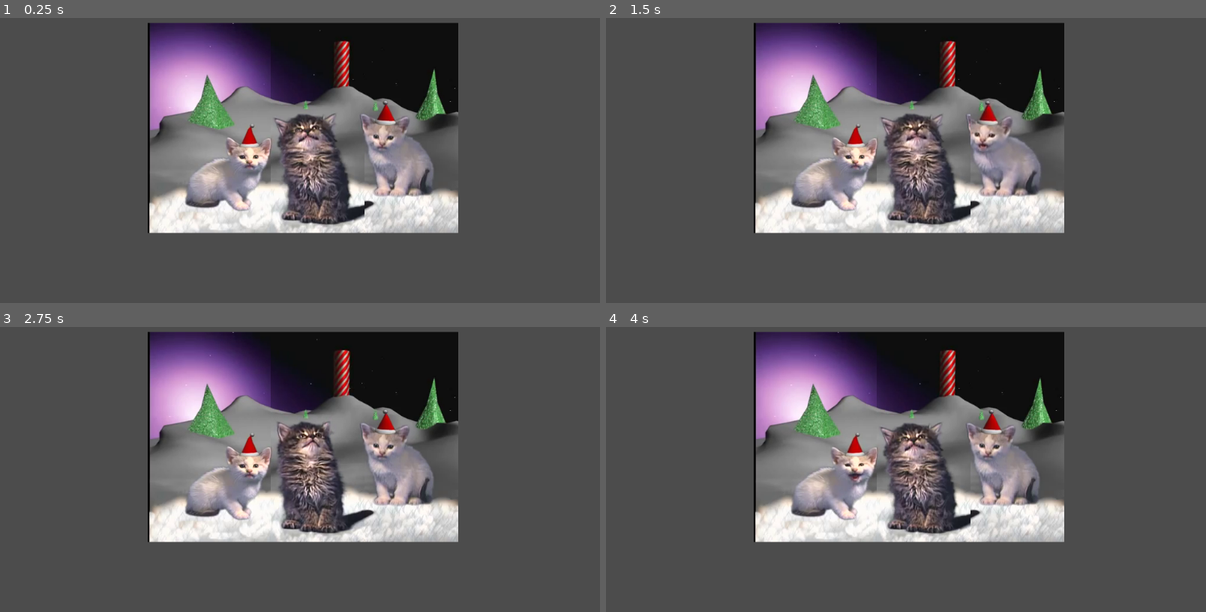
Above: before the commit, frames 1-4 (two rows, left to right).
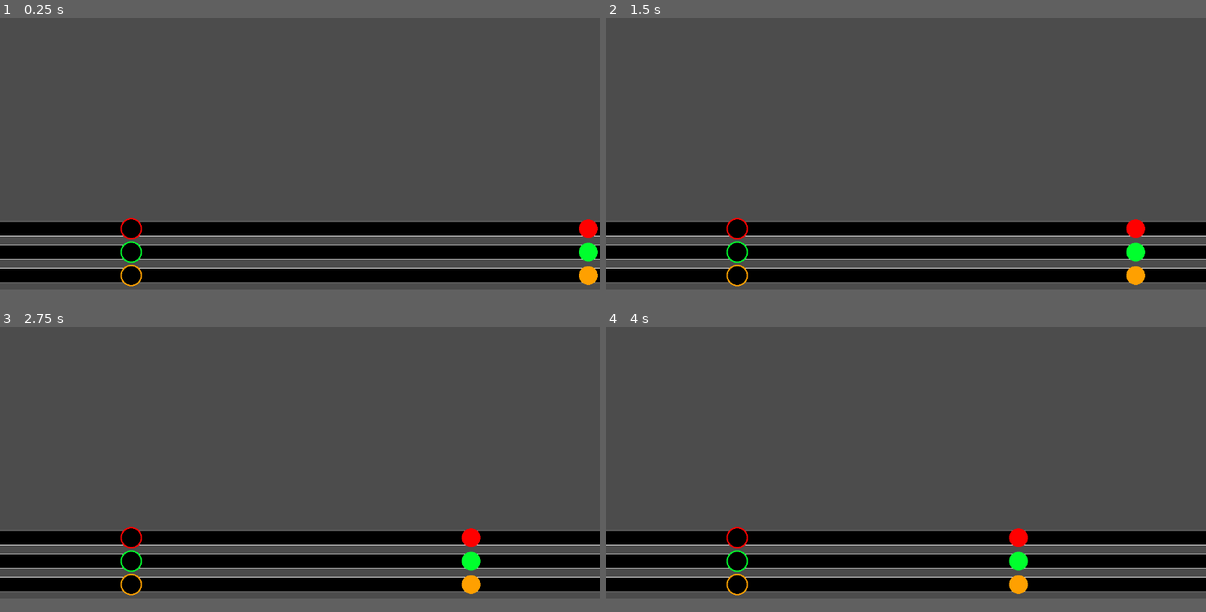
Above: after the commit, the same moments.

Repository: gregpennefather/jingle-cats
Game: Godot game, scene res://GameScene.tscn
Two runs of this game, one before a commit and one after it. Both use one fixed random seed, a clock stepped at 60 frames per second and the inputs below. Before the commit the project starts from res://jinglecats.tscn. Video files are missing from this copy of the repository; at most half a second of black plays in their place.
Inputs:
- Up to frame 1 (0.25 s): no input
- Up to frame 2 (1.5 s): hold Right (ui_right) 0.53-1.28 s; hold Down (ui_down) from 1.28 s (still down)
- Up to frame 3 (2.75 s): release Down (ui_down) at 2.03 s; hold Right (ui_right) from 2.03 s (still down)
- Up to frame 4 (4 s): release Right (ui_right) at 3.53 s; hold Left (ui_left) from 3.53 s (still down)
In our replay, the window is 800x468 before the commit and 800x450 after it. These sizes can differ from the game's own. Grey fills any space a smaller window leaves; there, only what the larger window draws over its background counts as a difference.

The runs differ from the first frame. In frame 1, 48% of the frame differs, in the area x 0-100%, y 1-95%; in frame 2, 48%; in frame 3, 48%; in frame 4, 48%.

Commit message:
Working on the game structures and adding the blaghs

Diff:
--- /dev/null
+++ b/Bars/BarBase.gd
@@ -0,0 +1,16 @@
+extends Line2D
+
+export (Color) var note_colour
+
+onready var spawner = get_node("SpawnPoint")
+onready var note_target = get_node("NoteTarget")
+onready var audioPlayer = get_node("SpawnPoint/AudioStreamPlayer")
+
+func _ready():
+	note_target.colour = note_colour
+	spawner.note_colour = note_colour
+	get_node("SpawnPoint").spawn()
+
+func _input(event):
+	if (event.is_action_pressed("ui_left")):
+		audioPlayer.play(0)
--- /dev/null
+++ b/Bars/BarBase.tscn
@@ -0,0 +1,36 @@
+[gd_scene load_steps=6 format=2]
+
+[ext_resource path="res://Bars/BarBase.gd" type="Script" id=1]
+[ext_resource path="res://Bars/SpawnPoint.gd" type="Script" id=2]
+[ext_resource path="res://Bars/Notes/Note.tscn" type="PackedScene" id=3]
+[ext_resource path="res://Blaghs/DBottom-Long.wav" type="AudioStream" id=4]
+[ext_resource path="res://Bars/Notes/NoteTarget.tscn" type="PackedScene" id=5]
+
+[node name="BarBase" type="Line2D"]
+z_index = 2
+points = PoolVector2Array( 0, 0, 1280, 0 )
+width = 30.0
+default_color = Color( 0.4, 0.501961, 1, 1 )
+script = ExtResource( 1 )
+
+[node name="SpawnPoint" type="Position2D" parent="."]
+position = Vector2( 1280, 0 )
+script = ExtResource( 2 )
+note_scene = ExtResource( 3 )
+
+[node name="AudioStreamPlayer" type="AudioStreamPlayer" parent="SpawnPoint"]
+stream = ExtResource( 4 )
+volume_db = -20.0
+
+[node name="Line2D" type="Line2D" parent="."]
+z_index = 1
+z_as_relative = false
+points = PoolVector2Array( -1, 0, 1281, 0 )
+width = 32.0
+default_color = Color( 1, 1, 1, 1 )
+
+[node name="NoteTarget" parent="." instance=ExtResource( 5 )]
+position = Vector2( 280, 0 )
+z_index = 3
+colour = Color( 0, 0, 0, 1 )
+radius = 20.0
--- /dev/null
+++ b/Bars/NoteBars.tscn
@@ -0,0 +1,28 @@
+[gd_scene load_steps=2 format=2]
+
+[ext_resource path="res://Bars/BarBase.tscn" type="PackedScene" id=1]
+
+[node name="NoteBars" type="Node2D"]
+
+[node name="RedBar" parent="." instance=ExtResource( 1 )]
+editor/display_folded = true
+default_color = Color( 0, 0, 0, 1 )
+note_colour = Color( 1, 0, 0, 1 )
+
+[node name="NoteTarget" parent="RedBar" index="2"]
+colour = Color( 255, 255, 255, 0 )
+
+[node name="GreenBar" parent="." instance=ExtResource( 1 )]
+editor/display_folded = true
+position = Vector2( 0, 50 )
+default_color = Color( 0, 0, 0, 1 )
+note_colour = Color( 0, 1, 0.180392, 1 )
+
+[node name="OrangeBar" parent="." instance=ExtResource( 1 )]
+editor/display_folded = true
+position = Vector2( 0, 100 )
+default_color = Color( 0, 0, 0, 1 )
+texture_mode = 7
+note_colour = Color( 1, 0.631373, 0, 1 )
+
+[editable path="RedBar"]
--- /dev/null
+++ b/Bars/Notes/CircleCollision.gd
@@ -0,0 +1,11 @@
+tool
+extends CollisionShape2D
+
+var colour setget set_colour
+
+func set_colour(new_colour):
+	colour = new_colour
+	update()
+
+func _draw():
+	draw_circle(Vector2(), shape.radius, colour)
--- /dev/null
+++ b/Bars/Notes/Note.gd
@@ -0,0 +1,13 @@
+extends Position2D
+
+var colour setget set_colour
+
+func set_colour(new_colour):
+	colour = new_colour
+	get_node("Area2D/CircleCollision").colour = new_colour
+
+func _process(delta):
+	position = position - Vector2(100 * delta, 0)
+
+func _on_VisibilityNotifier2D_screen_exited():
+	queue_free()
--- /dev/null
+++ b/Bars/Notes/Note.tscn
@@ -0,0 +1,22 @@
+[gd_scene load_steps=4 format=2]
+
+[ext_resource path="res://Bars/Notes/Note.gd" type="Script" id=1]
+[ext_resource path="res://Bars/Notes/CircleCollision.gd" type="Script" id=2]
+
+[sub_resource type="CircleShape2D" id=1]
+radius = 20.0
+
+[node name="Note" type="Position2D"]
+z_index = 4
+script = ExtResource( 1 )
+
+[node name="Area2D" type="Area2D" parent="."]
+editor/display_folded = true
+
+[node name="CircleCollision" type="CollisionShape2D" parent="Area2D"]
+position = Vector2( 0, -0.0375242 )
+shape = SubResource( 1 )
+script = ExtResource( 2 )
+
+[node name="VisibilityNotifier2D" type="VisibilityNotifier2D" parent="."]
+[connection signal="screen_exited" from="VisibilityNotifier2D" to="." method="_on_VisibilityNotifier2D_screen_exited"]
--- /dev/null
+++ b/Bars/Notes/NoteTarget.gd
@@ -0,0 +1,16 @@
+tool
+extends Position2D
+
+export (Color) var colour = Color(255, 255, 255, 255) setget set_colour
+export (float) var radius
+
+func set_colour(new_colour):
+	colour = new_colour
+	update()
+
+func _ready():
+	update()
+
+func _draw():
+	draw_circle(Vector2(), radius + 3, colour)
+	draw_circle(Vector2(), radius, Color(0, 0, 0, 255))
--- /dev/null
+++ b/Bars/Notes/NoteTarget.tscn
@@ -0,0 +1,8 @@
+[gd_scene load_steps=2 format=2]
+
+[ext_resource path="res://Bars/Notes/NoteTarget.gd" type="Script" id=1]
+
+[node name="NoteTarget" type="Position2D"]
+script = ExtResource( 1 )
+colour = Color( 0.823529, 0.141176, 0.141176, 1 )
+radius = 30.0
--- /dev/null
+++ b/Bars/SpawnPoint.gd
@@ -0,0 +1,10 @@
+extends Position2D
+
+export (PackedScene) var note_scene
+var note_colour
+
+func spawn():
+	var note = note_scene.instance()
+	note.colour = note_colour
+	note.position = position
+	get_parent().add_child(note)
--- /dev/null
+++ b/GameScene.tscn
@@ -0,0 +1,16 @@
+[gd_scene load_steps=3 format=2]
+
+[ext_resource path="res://Bars/NoteBars.tscn" type="PackedScene" id=1]
+[ext_resource path="res://Video/jinglecatswebm.webm" type="VideoStream" id=2]
+
+[node name="GameScene" type="Node2D"]
+
+[node name="NoteBars" parent="." instance=ExtResource( 1 )]
+position = Vector2( 0, 590 )
+z_index = 1
+
+[node name="VideoPlayer" type="VideoPlayer" parent="."]
+margin_right = 1280.0
+margin_bottom = 720.0
+stream = ExtResource( 2 )
+autoplay = true
--- a/jinglecats.tscn
+++ b/jinglecats.tscn
@@ -158,6 +158,7 @@
 } ]
 
 [node name="jinglecats" type="Node2D"]
+editor/display_folded = true
 script = ExtResource( 1 )
 
 [node name="Cat1Animation" type="AnimatedSprite" parent="."]
--- a/project.godot
+++ b/project.godot
@@ -15,9 +15,14 @@
 
 [application]
 
-config/name="JingleHero"
-run/main_scene="res://jinglecats.tscn"
+config/name="SharkHero"
+run/main_scene="res://GameScene.tscn"
 config/icon="res://icon.png"
+
+[display]
+
+window/size/width=1280
+window/size/height=720
 
 [input]
 
Not shown, added: Blaghs/A-Long.wav
Not shown, added: Blaghs/A-Short.wav
Not shown, added: Blaghs/B-Long.wav
Not shown, added: Blaghs/B-Short.wav
Not shown, added: Blaghs/C-Short.wav
Not shown, added: Blaghs/CBottom-Long.wav
Not shown, added: Blaghs/CTop-Long.wav
Not shown, added: Blaghs/DBottom-Long.wav
Not shown, added: Blaghs/DTop-Long.wav
Not shown, added: Blaghs/E-Long.wav
Not shown, added: Blaghs/ETop-Long.wav
Not shown, added: Blaghs/F-Short.wav
(and 4 more such lines)
